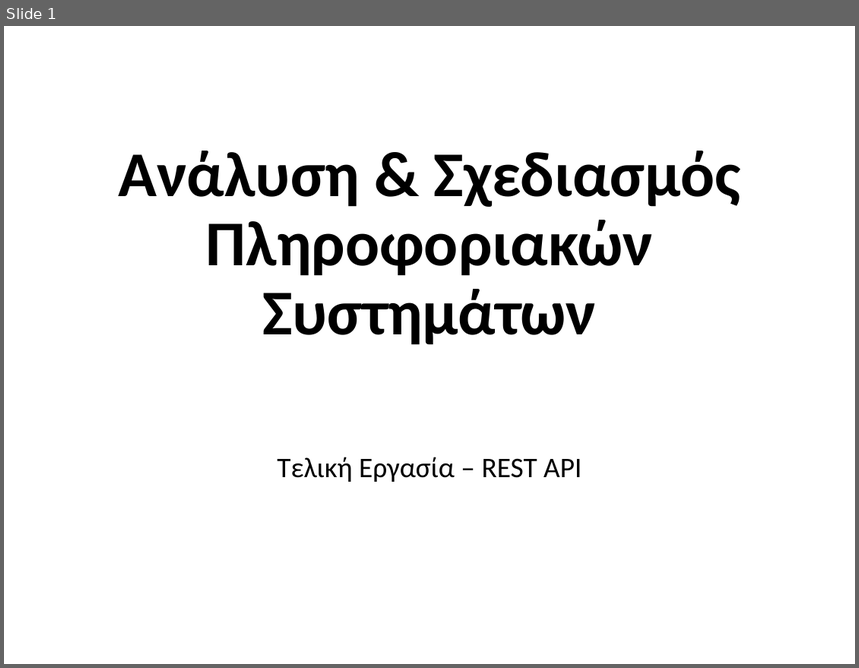
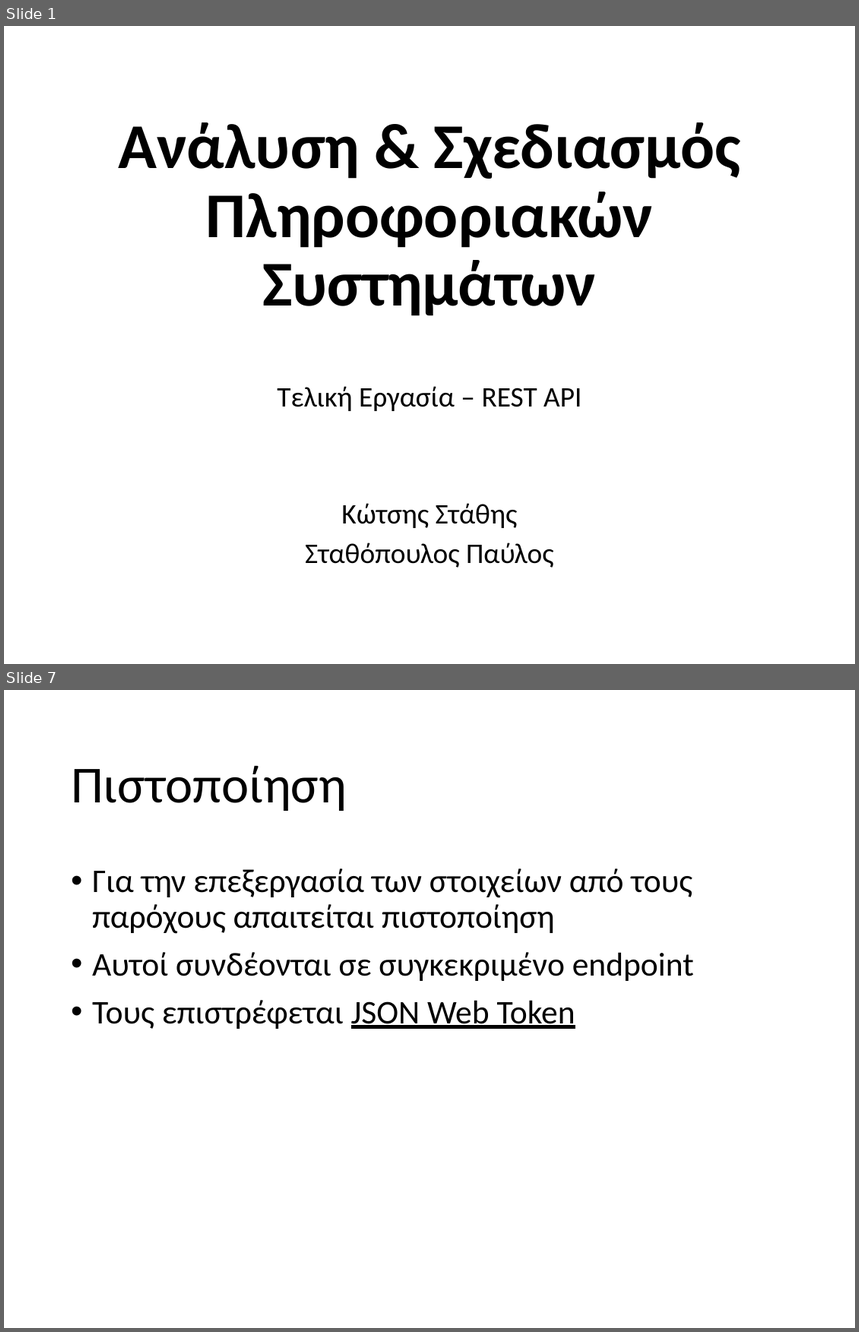
Before and after one commit to staks1/networkApi, a slide deck: Final.pptx. Shown one above the other, each under a label of ours: slide 1 before the commit, slides 1 and 7 after it; the slides between them are not shown. The pictures are 859x668 and 859x1332 pixels, drawn with LibreOffice and Linux fonts; fonts in the diff are those of the drawing. Boxes give left, top, right and bottom in pixels: in the first picture for what was removed or moved away, otherwise in the second. Text is boxed around its words. In the diff, an @@ line names an element or a change of style, - is before the commit and + after.

```diff
--- a/Final.pptx
+++ b/Final.pptx
@@ slide 7 added at <box>4,690,855,1328</box>, background #FFFFFF @@
@@ title added at <box>71,765,347,811</box>, 44 pt, text #000000 @@
+Πιστοποίηση
@@ text added at <box>92,869,694,1029</box>, 28 pt, text #000000 @@
+• Για την επεξεργασία των στοιχείων από τους παρόχους απαιτείται πιστοποίηση
+• Αυτοί συνδέονται σε συγκεκριμένο endpoint
+• Τους επιστρέφεται JSON Web Token
@@ slide 1 changed as well @@
@@ title "Ανάλυση & Σχεδιασμός Πληροφοριακών Συστημάτων": place and size @@
-title "Ανάλυση & Σχεδιασμός Πληροφοριακών Συστημάτων" at <box>119,151,740,345</box>
+title "Ανάλυση & Σχεδιασμός Πληροφοριακών Συστημάτων" at <box>119,123,740,316</box>
@@ subtitle "Τελική Εργασία – REST API": place and size @@
-subtitle "Τελική Εργασία – REST API" at <box>277,457,582,482</box>
+subtitle "Τελική Εργασία – REST API" at <box>277,386,582,568</box>
@@ subtitle at <box>277,386,582,411</box>: line spacing 0.9 to 0.8 @@
@@ subtitle at <box>305,503,554,568</box>: paragraphs added @@
+Κώτσης Στάθης
+Σταθόπουλος Παύλος
```
Also in this commit, not shown: 6 other slides added.
